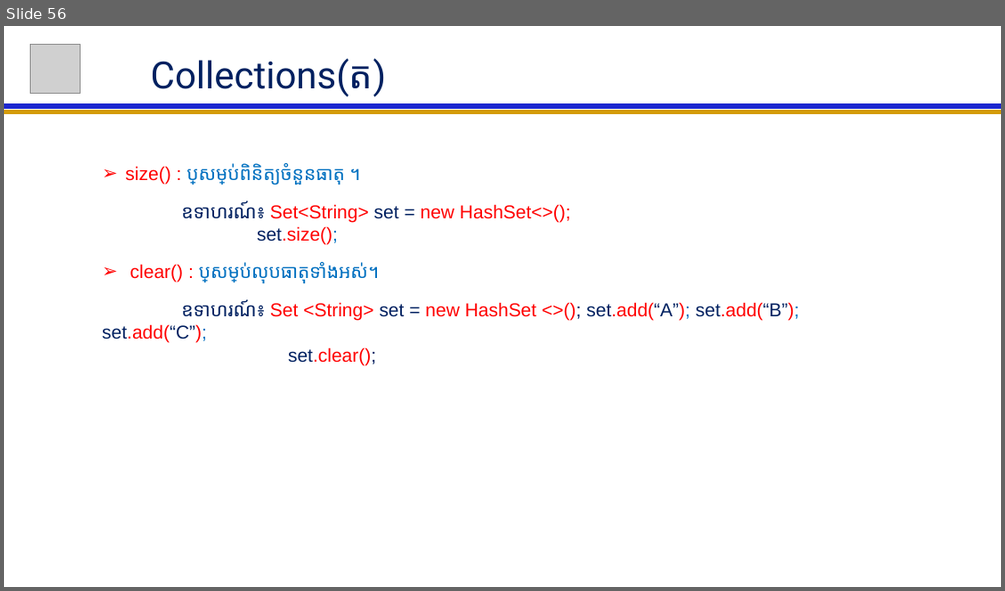
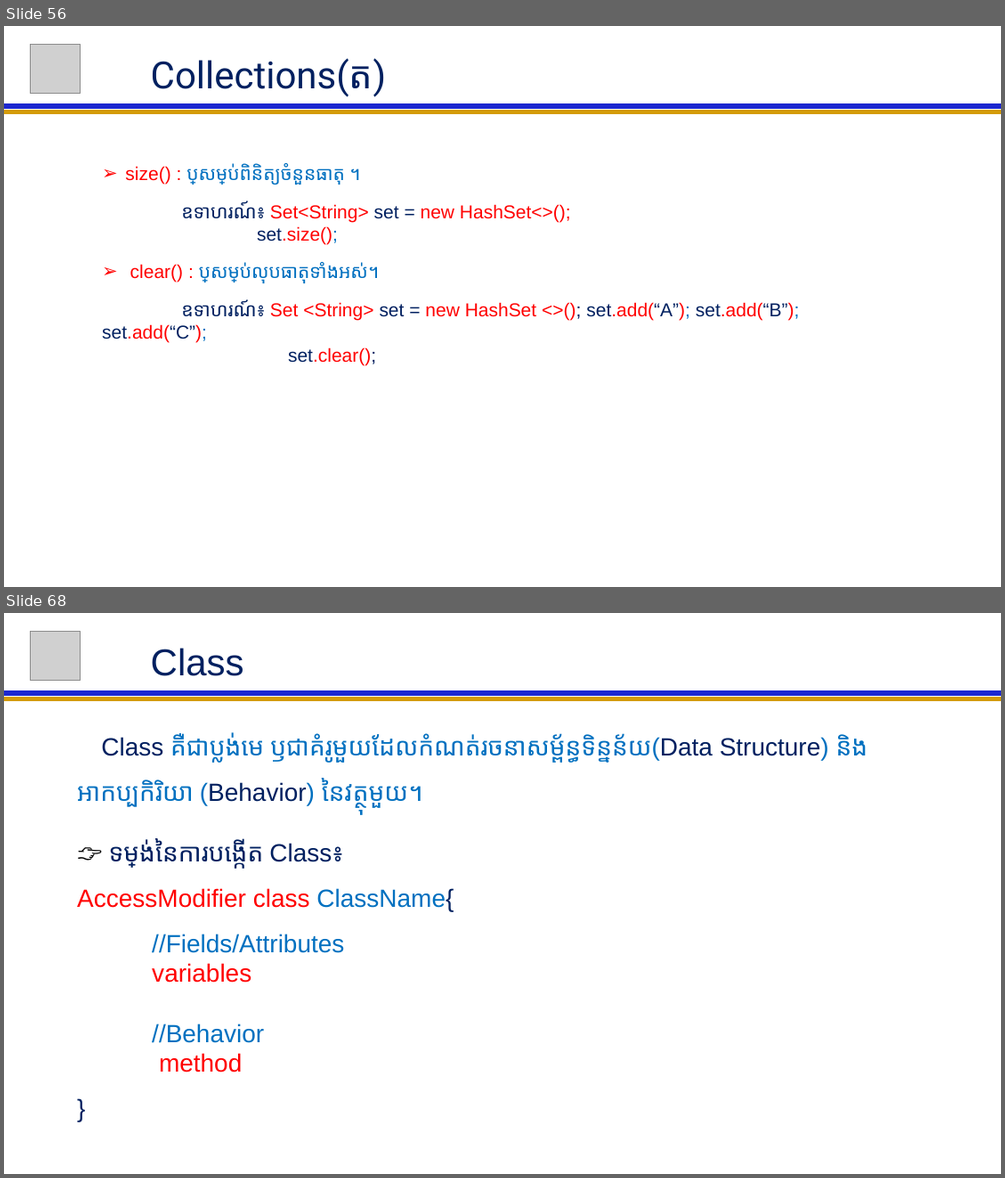
Before and after one commit to NGOUNCHHENGHY/ACLEDA-Java-For-Beginer, a slide deck: Java For Beginer Lession.pptx. Shown one above the other, each under a label of ours: slide 56 before the commit, slides 56 and 68 after it; the slides between them are not shown. The pictures are 1005x591 and 1005x1178 pixels, drawn with LibreOffice and Linux fonts; fonts in the diff are those of the drawing; grey boxes stand for pictures. Boxes give left, top, right and bottom in pixels: in the first picture for what was removed or moved away, otherwise in the second. Text is boxed around its words. In the diff, an @@ line names an element or a change of style, - is before the commit and + after.

```diff
--- a/Java For Beginer Lession.pptx
+++ b/Java For Beginer Lession.pptx
@@ slide 68 added at (4,613,1001,1174), background #FFFFFF @@
@@ picture added at (31,631,81,681) @@
@@ title added at (151,648,244,676), 36 pt, text #002060 @@
+Class
@@ line added from (4, 699) to (1001, 699), #D49B06 4.5 pt @@
@@ line added from (4, 693) to (1001, 693), #1C27CF 4.5 pt @@
@@ text added at (77,732,868,1072), 24 pt, text #0070C0 @@
+Class គឺជាប្លង់មេ ឫជាគំរូមួយដែលកំណត់រចនាសម្ព័ន្ធទិន្នន័យ(Data Structure) និងអាកប្បកិរិយា (Behavior) នៃវត្ថុមួយ។
+👉 ទម្រង់នៃការបង្កើត Class៖
+AccessModifier class ClassName{
+//Fields/Attributes
+variables
+//Behavior
+method
+}
```
Also in this commit, not shown: 3 slides changed, 16 other slides added.
